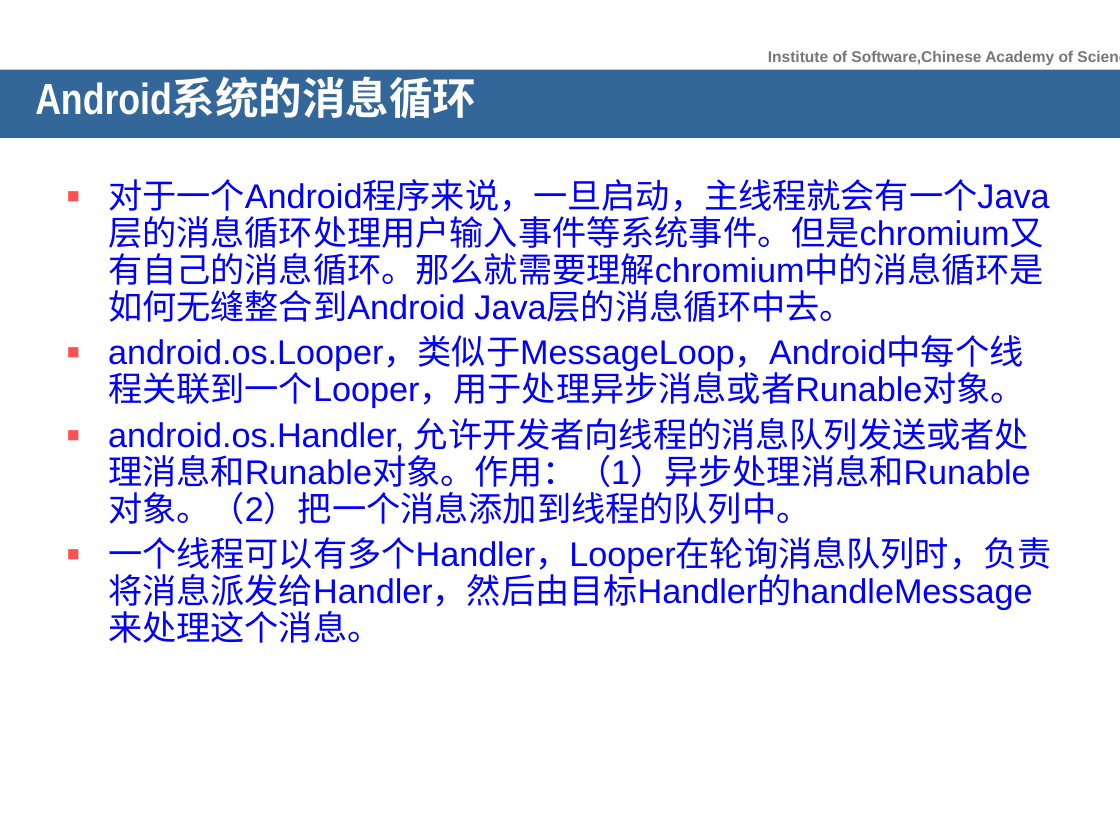
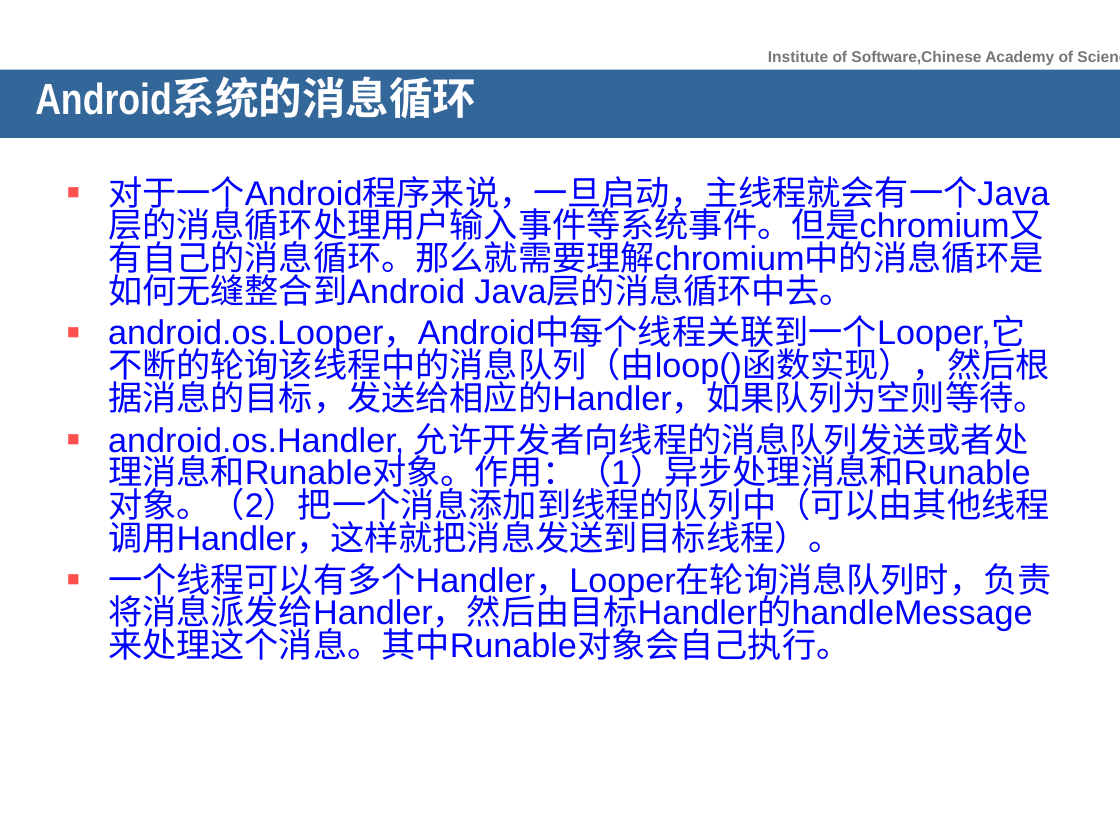
Before and after one commit to songxiaoyuan/MyOrdinaryFiles, a slide deck: slide 3 of Chromium及node-webkit分析/Android的消息循环.ppt. Drawn at 1120x840 pixels with LibreOffice and Linux fonts; fonts in the diff are those of the drawing; background and template pictures are left out. Boxes give left, top, right and bottom in pixels: in the first picture for what was removed or moved away, otherwise in the second. Text is boxed around its words. In the diff, an @@ line names an element or a change of style, - is before the commit and + after.

```diff
--- a/Chromium及node-webkit分析/Android的消息循环.ppt
+++ b/Chromium及node-webkit分析/Android的消息循环.ppt
@@ text at [108,176,1049,306]: line spacing 0.9 to 0.8 @@
@@ text at [108,317,1051,660]: text changed @@
-▪ android.os.Looper，类似于MessageLoop，Android中每个线程关联到一个Looper，用于处理异步消息或者Runable对象。
-▪ android.os.Handler, 允许开发者向线程的消息队列发送或者处理消息和Runable对象。作用：（1）异步处理消息和Runable对象。（2）把一个消息添加到线程的队列中。
-▪ 一个线程可以有多个Handler，Looper在轮询消息队列时，负责将消息派发给Handler，然后由目标Handler的handleMessage来处理这个消息。
+▪ android.os.Looper，Android中每个线程关联到一个Looper,它不断的轮询该线程中的消息队列（由loop()函数实现），然后根据消息的目标，发送给相应的Handler，如果队列为空则等待。
+▪ android.os.Handler, 允许开发者向线程的消息队列发送或者处理消息和Runable对象。作用：（1）异步处理消息和Runable对象。（2）把一个消息添加到线程的队列中（可以由其他线程调用Handler，这样就把消息发送到目标线程）。
+▪ 一个线程可以有多个Handler，Looper在轮询消息队列时，负责将消息派发给Handler，然后由目标Handler的handleMessage来处理这个消息。其中Runable对象会自己执行。
```
Also in this commit, not shown: 2 other slides changed, 1 slide added, 1 other file.
